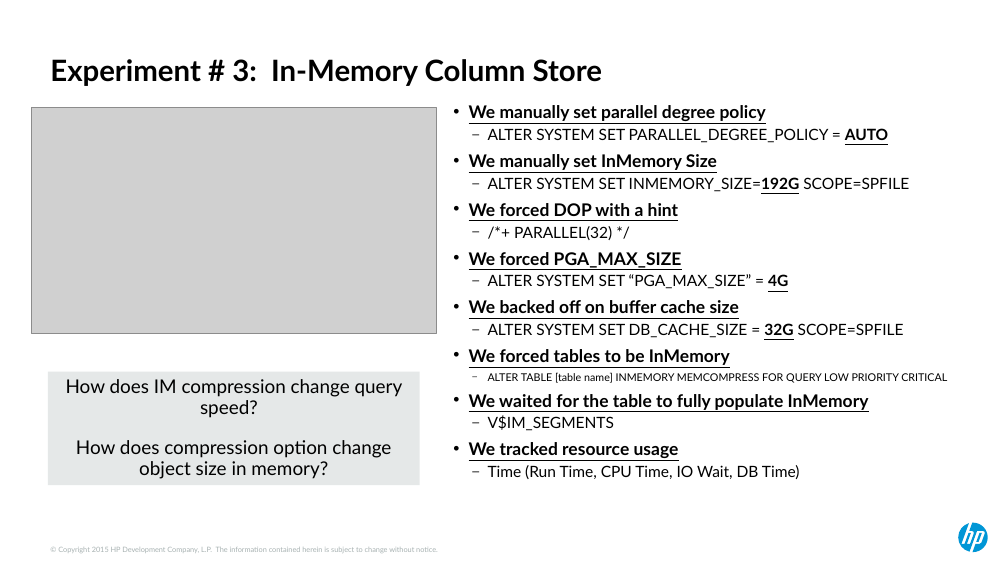
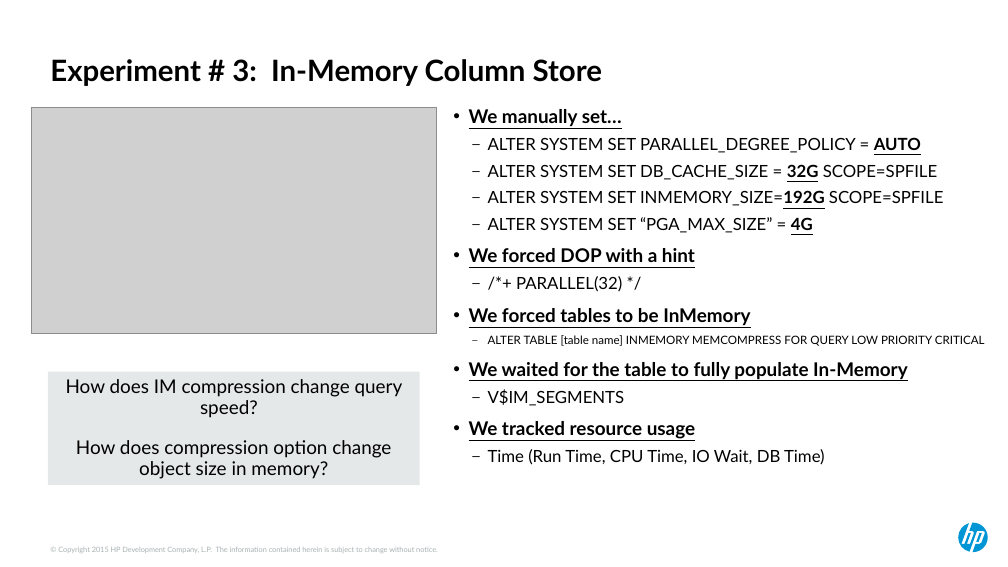
Before and after one commit to ndesilets/Group-13-HP-Big-Data-Analytics, a slide deck: slide 17 of Power Point Files/hotsos_2017 (kirbys inputs).pptx. Drawn at 1008x567 pixels with LibreOffice and Linux fonts; fonts in the diff are those of the drawing; grey boxes stand for pictures. Boxes give left, top, right and bottom in pixels: in the first picture for what was removed or moved away, otherwise in the second. Text is boxed around its words. In the diff, an @@ line names an element or a change of style, - is before the commit and + after.

```diff
--- a/Power Point Files/hotsos_2017 (kirbys inputs).pptx
+++ b/Power Point Files/hotsos_2017 (kirbys inputs).pptx
@@ text at bbox=[469, 109, 622, 127]: text changed; size 16.6 to 18 pt @@
-• We manually set parallel degree policy
+• We manually set…
@@ text at bbox=[469, 137, 985, 465]: size 14.8 to 16 pt in "ALTER SYSTEM SET PARALLEL_DEGREE_POLICY = AUTO", "ALTER SYSTEM SET INMEMORY_SIZE=192G SCOPE=SPFILE", "/*+ PARALLEL(32) */", "V$IM_SEGMENTS" and 1 more places; size 16.6 to 18 pt in "We forced DOP with a hint", "We forced tables to be InMemory", "We tracked resource usage"; size 10.2 to 11 pt in "ALTER TABLE [table name] INMEMORY MEMCOMPRESS FOR ..."; line spacing 0.7 to 0.9 @@
@@ text at bbox=[488, 164, 937, 180]: text changed; size 16.6 to 16 pt; bold off @@
-• We manually set InMemory Size
+  – ALTER SYSTEM SET DB_CACHE_SIZE = 32G SCOPE=SPFILE
@@ text at bbox=[488, 217, 813, 233]: paragraph added @@
+  – ALTER SYSTEM SET “PGA_MAX_SIZE” = 4G
@@ text at bbox=[469, 252, 904, 338]: paragraphs removed @@
-• We forced PGA_MAX_SIZE
-  – ALTER SYSTEM SET “PGA_MAX_SIZE” = 4G
-• We backed off on buffer cache size
-  – ALTER SYSTEM SET DB_CACHE_SIZE = 32G SCOPE=SPFILE
@@ text at bbox=[469, 362, 908, 380]: text changed; size 16.6 to 18 pt @@
-• We waited for the table to fully populate InMemory
+• We waited for the table to fully populate In-Memory
```
Also in this commit, not shown: 8 other slides changed, 1 slide added, 3 other files.
